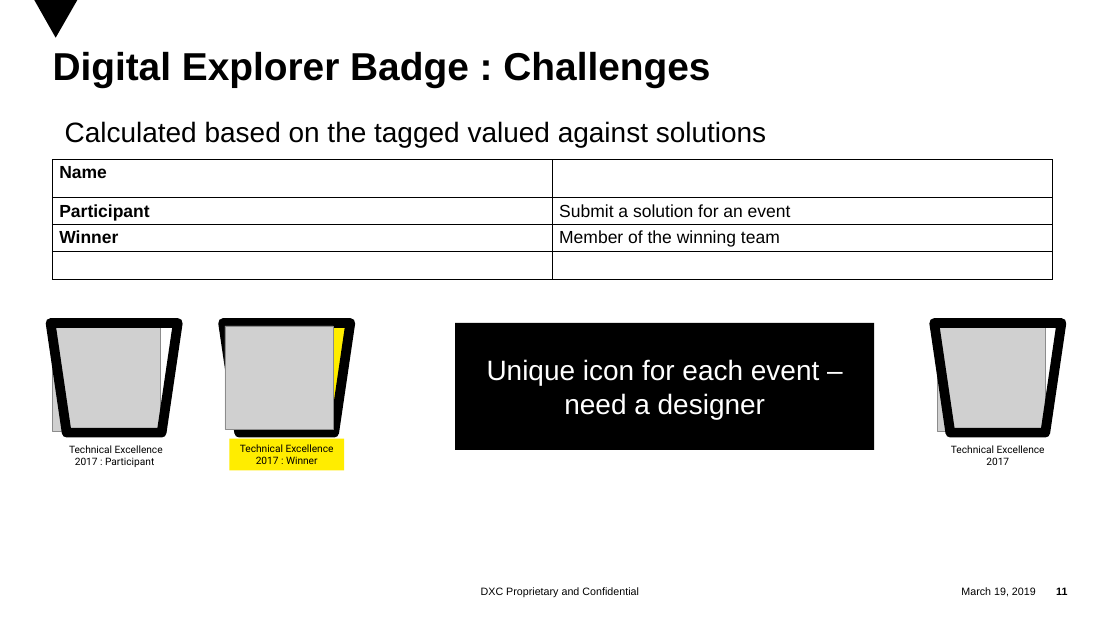
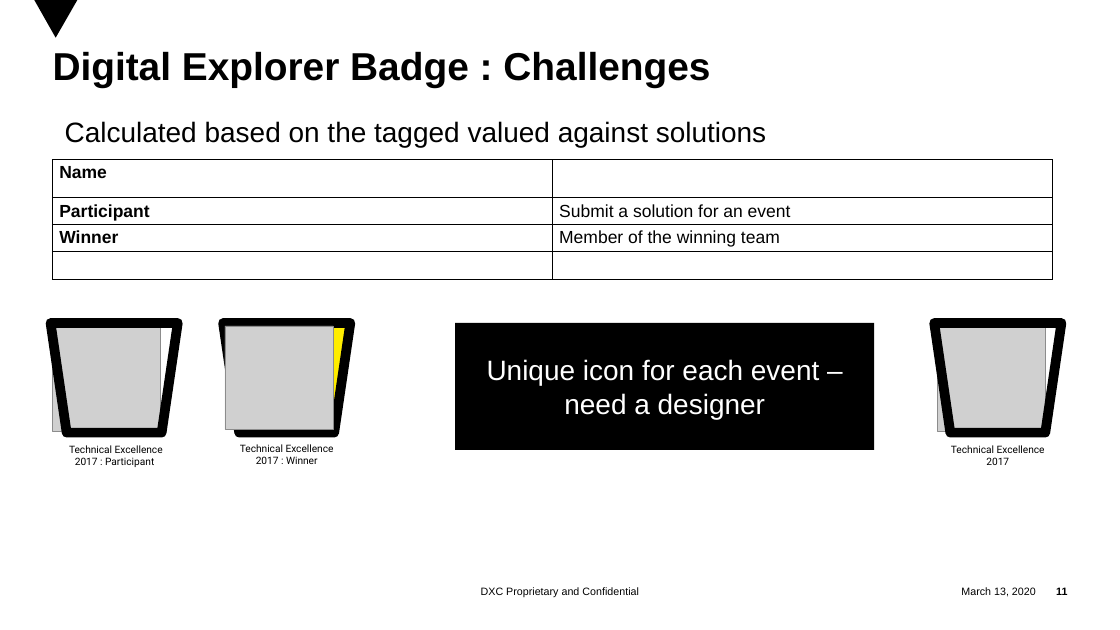
Before and after one commit to EnglishSid/DigitalExplorerDevNotes, a slide deck: slide 11 of Modules/Platform/Achievements/Badges/Digital Explorer Badges.pptx. Drawn at 1120x630 pixels with LibreOffice and Linux fonts; fonts in the diff are those of the drawing; grey boxes stand for pictures; background and template pictures are left out. Boxes give left, top, right and bottom in pixels: in the first picture for what was removed or moved away, otherwise in the second. Text is boxed around its words. In the diff, an @@ line names an element or a change of style, - is before the commit and + after.

```diff
--- a/Modules/Platform/Achievements/Badges/Digital Explorer Badges.pptx
+++ b/Modules/Platform/Achievements/Badges/Digital Explorer Badges.pptx
@@ rectangle "Technical Excellence 2017 : Winner" at (230, 439, 344, 470): fill #FFED00 to #FFFFFF @@
@@ text at (961, 587, 1036, 597): text changed @@
-March 19, 2019
+March 13, 2020
```
Also in this commit, not shown: 10 other slides changed, 1 slide added, 13 other files.
